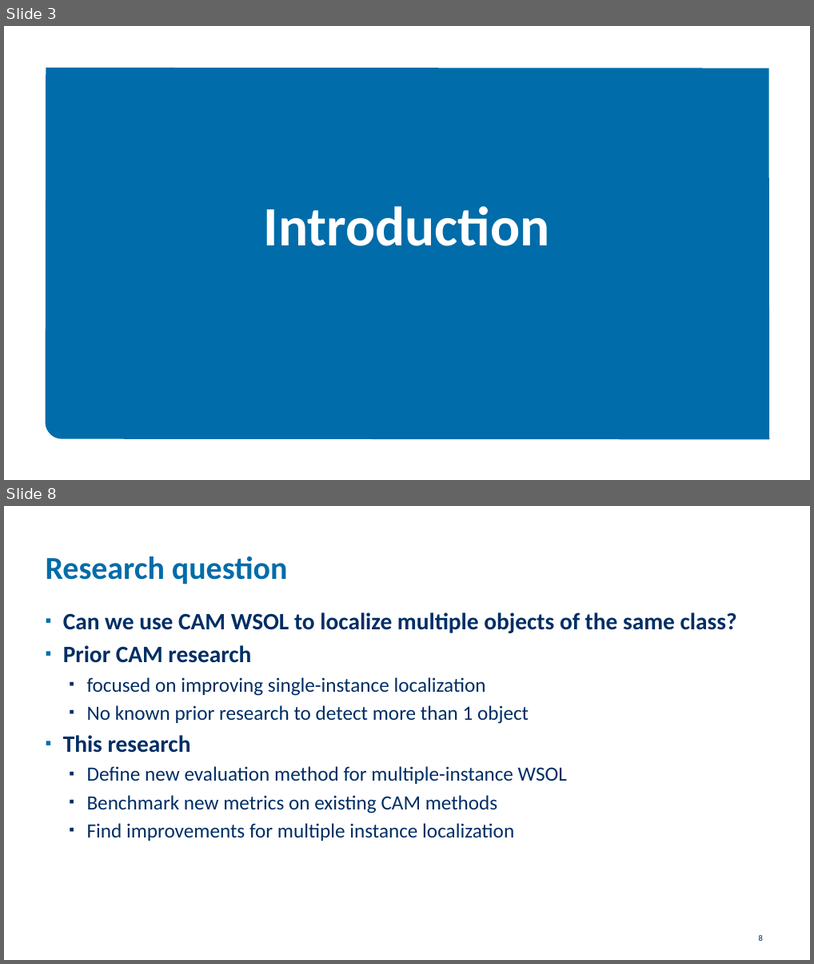
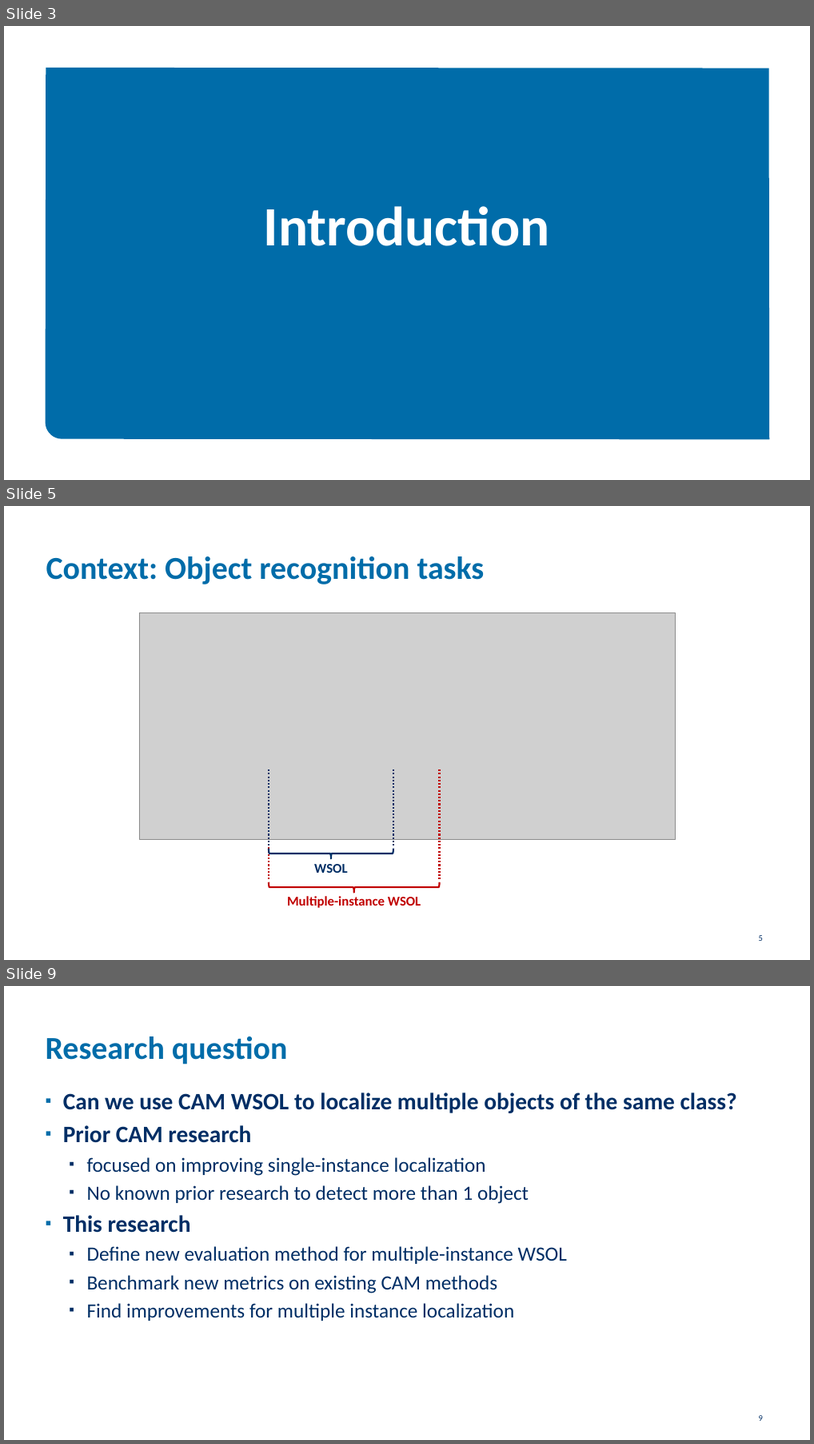
Before and after one commit to goemaereg/thesis, a slide deck: docs/pres_midterm.pptx. Shown one above the other, each under a label of ours: slides 3 and 8 before the commit, slides 3, 5 and 9 after it; the slides between them are not shown. The pictures are 814x964 and 814x1444 pixels, drawn with LibreOffice and Linux fonts; fonts in the diff are those of the drawing; grey boxes stand for pictures; background and template pictures are left out. Boxes give left, top, right and bottom in pixels: in the first picture for what was removed or moved away, otherwise in the second. Text is boxed around its words. In the diff, an @@ line names an element or a change of style, - is before the commit and + after.

```diff
--- a/docs/pres_midterm.pptx
+++ b/docs/pres_midterm.pptx
@@ slide 5 added at (4,506,810,960), background #FFFFFF @@
@@ title added at (46,556,485,584), 38 pt, text #006CA9, bold @@
+Context: Object recognition tasks
@@ picture added at (139,612,675,839) @@
@@ group added at (269,769,440,908): 2 lines, 1 text, 1 right brace @@
+Multiple-instance WSOL
@@ group added at (269,769,394,872): 2 lines, 1 text, 1 right brace @@
+WSOL
@@ page number added at (759,935,763,940), 10 pt, text #002E65 @@
+5
@@ what was slide 8 is now slide 9 @@
@@ page number at (759,1415,763,1420): text changed @@
-8
+9
```
Also in this commit, not shown: 2 slides changed, 2 other slides added, 2 slides removed, 2 other files.
